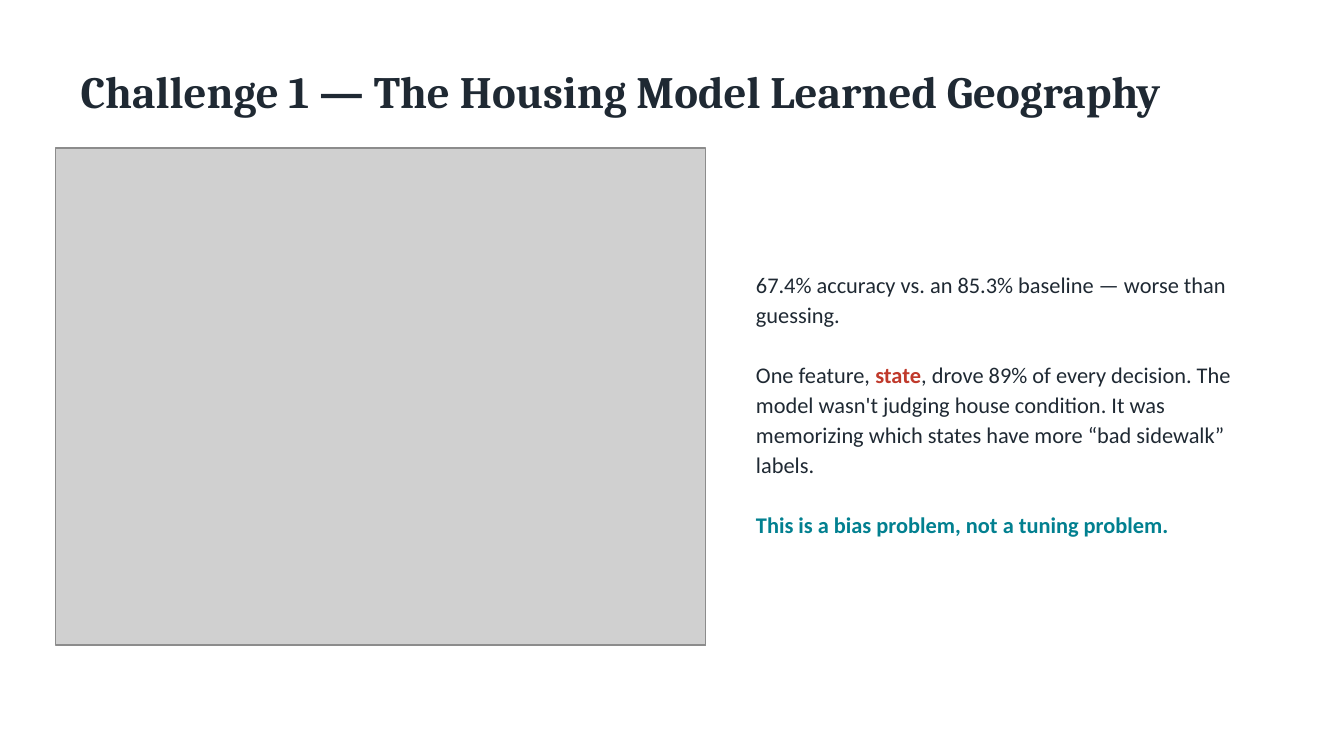
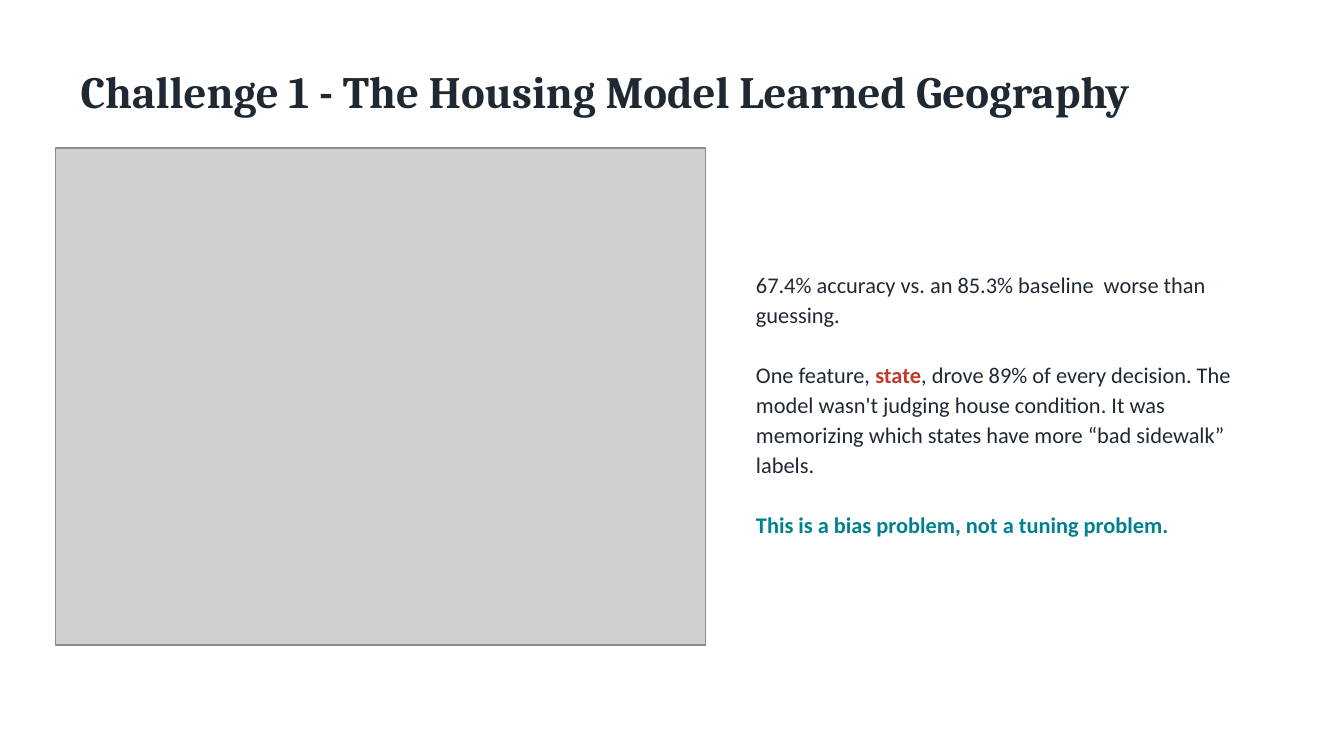
Before and after one commit to zhang-systems/ai4all-accessmap, a slide deck: slide 6 of reports/AccessMap_Final_Presentation.pptx. Drawn at 1344x756 pixels with LibreOffice and Linux fonts; fonts in the diff are those of the drawing; grey boxes stand for pictures; background and template pictures are left out. Boxes give left, top, right and bottom in pixels: in the first picture for what was removed or moved away, otherwise in the second. Text is boxed around its words. In the diff, an @@ line names an element or a change of style, - is before the commit and + after.

```diff
--- a/reports/AccessMap_Final_Presentation.pptx
+++ b/reports/AccessMap_Final_Presentation.pptx
@@ text at (81, 77, 1129, 118): text changed @@
-Challenge 1 — The Housing Model Learned Geography
+Challenge 1 - The Housing Model Learned Geography
@@ text at (756, 277, 1231, 537): text changed @@
-67.4% accuracy vs. an 85.3% baseline — worse than guessing.
-One feature, state, drove 89% of every decision. The model wasn't judging house condition. It was memorizing which states have more “bad sidewalk” labels.
-This is a bias problem, not a tuning problem.
+67.4% accuracy vs. an 85.3% baseline worse than guessing.
+One feature, state, drove 89% of every decision. The model wasn't judging house condition. It was memorizing which states have more “bad sidewalk” labels.
+This is a bias problem, not a tuning problem.
```
Also in this commit, not shown: 12 other slides changed, 1 other file.
